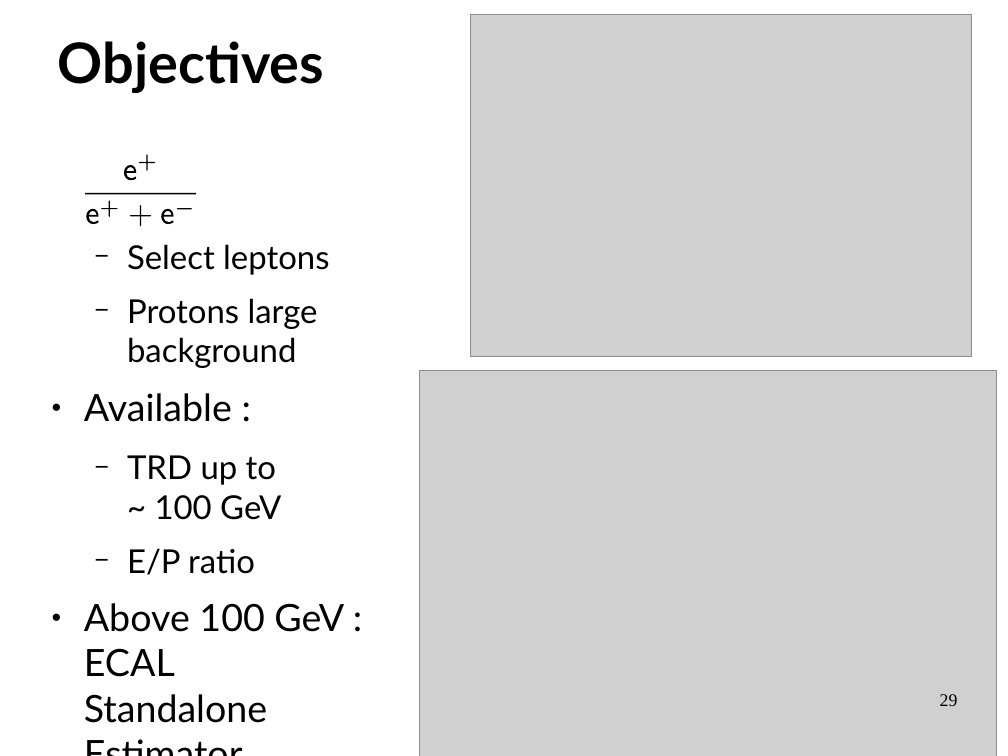
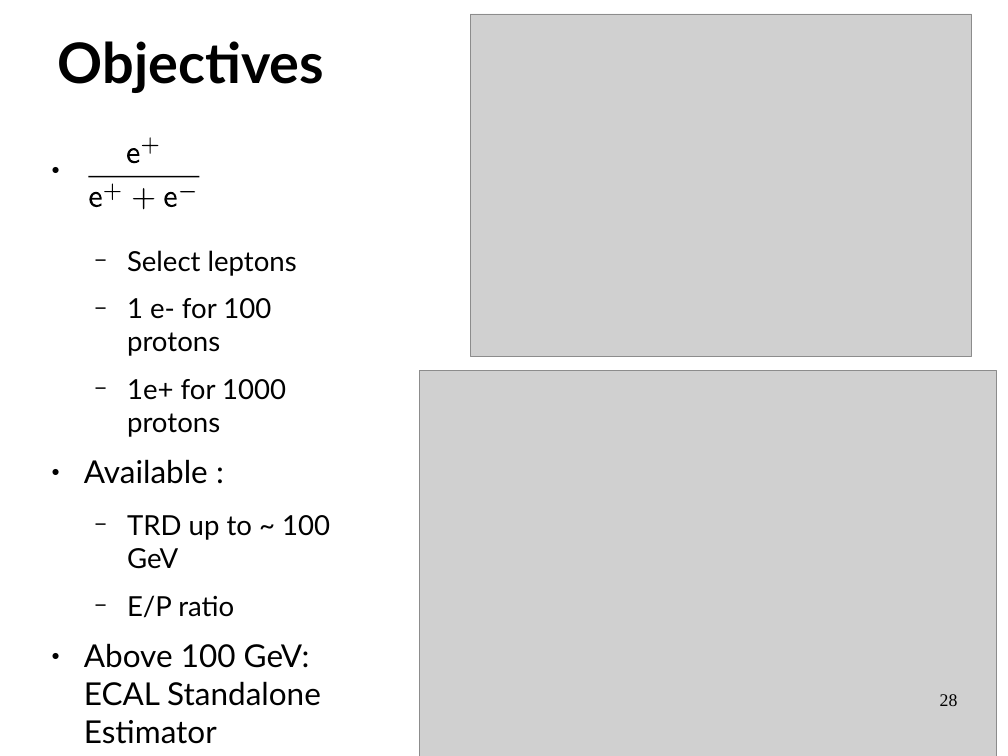
Before and after one commit to LBasara/LBasara.github.io, a slide deck: slide 28 of Defense.odp (slide 29 before the commit). Drawn at 1008x756 pixels with LibreOffice and Linux fonts; fonts in the diff are those of the drawing; grey boxes stand for pictures. Boxes give left, top, right and bottom in pixels: in the first picture for what was removed or moved away, otherwise in the second. Text is boxed around its words. In the diff, an @@ line names an element or a change of style, - is before the commit and + after.

```diff
--- a/Defense.odp
+++ b/Defense.odp
@@ 6 freeform shapes: place and size @@
-6 freeform shapes at bbox=[85, 165, 196, 227]
+6 freeform shapes at bbox=[89, 148, 199, 210]
@@ 3 freeform shapes: place and size @@
-3 freeform shapes at bbox=[85, 155, 196, 227]
+3 freeform shapes at bbox=[89, 137, 199, 209]
@@ text at bbox=[84, 250, 330, 618]: size 25.9 to 21.7 pt in "Select leptons", "TRD up to ~ 100 GeV", "E/P ratio"; size 29.6 to 24.8 pt in "Available :" @@
@@ text at bbox=[127, 298, 286, 437]: text changed; size 25.9 to 21.7 pt @@
-  − Protons large background
+  − 1 e- for 100 protons
+  − 1e+ for 1000 protons
@@ text at bbox=[84, 643, 321, 744]: text changed; size 29.6 to 24.8 pt @@
-● Above 100 GeV : ECAL Standalone Estimator
+● Above 100 GeV: ECAL Standalone Estimator
@@ page number at bbox=[940, 694, 958, 706]: text changed @@
-29
+28
```
Also in this commit, not shown: 14 other slides changed, 4 slides added, 4 slides removed, 43 other files.
